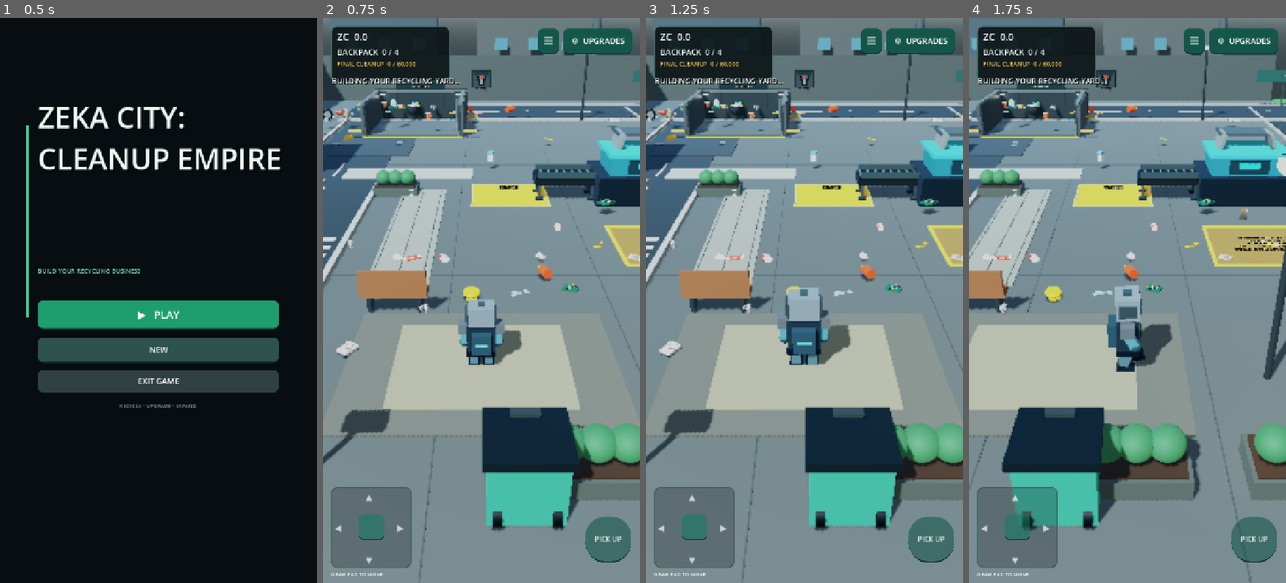
Above: before the commit, frames 1-4 (left to right).
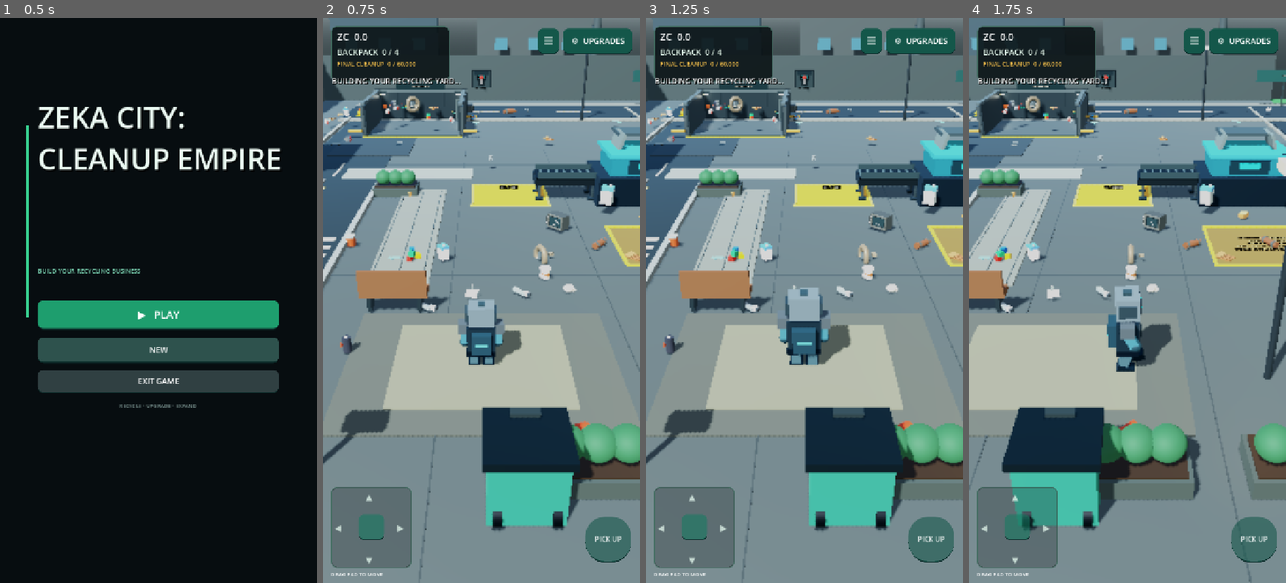
Above: after the commit, the same moments.

Repository: zekainstabot/trash-empire
Game: Godot game, scene res://Scenes/Main.tscn
Same seed, same stepped clock (60 frames per second), same inputs: the game is played once before the commit and once after it.
Inputs (mouse positions are in pixels of both pictures, inside the frame that each line leads up to):
- Up to frame 1 (0.5 s): no input
- Up to frame 2 (0.75 s): click "▶ PLAY" at 0.5 s
- Up to frame 3 (1.25 s): no input
- Up to frame 4 (1.75 s): move the mouse to (1197, 272) at 1.27 s; hold D (move_right) from 1.28 s (still down); click (1197, 272) at 1.42 s

Frame 1 is identical in both runs. In frame 2, 2.4% of the frame differs, in the area x 0-100%, y 13-73%; in frame 3, 2.3%; in frame 4, 2.1%.

Commit message:
Improve recognizable trash models and add discarded CRT television

Diff:
--- a/Scripts/trash.gd
+++ b/Scripts/trash.gd
@@ -26,7 +26,7 @@
 			set_process(false)
 		return
 
-	match rng.randi_range(0, 30):
+	match rng.randi_range(0, 31):
 		0:
 			_make_plastic_bottle(rng)
 		1:
@@ -89,6 +89,8 @@
 			_make_cable_bundle(rng)
 		30:
 			_make_safety_helmet(rng)
+		31:
+			_make_old_television(rng)
 	rotation.y = rng.randf_range(0.0, TAU)
 	if has_meta("rare_type"):
 		_add_rare_visual(String(get_meta("rare_type")))
@@ -202,6 +204,14 @@
 	var cap := _cylinder_piece(0.075, 0.075, 0.09, Vector3(0.38, 0.02, 0), Color(0.92, 0.70, 0.12))
 	cap.rotation_degrees.z = 90
 	add_child(cap)
+	# Raised molded grip rings and a recessed base make the bottle silhouette less toy-like.
+	for x in [-0.15, -0.08, 0.08, 0.15]:
+		var ridge := _cylinder_piece(0.132, 0.145, 0.018, Vector3(x, 0.02, 0), Color(0.17, 0.54, 0.42, 0.88))
+		ridge.rotation_degrees.z = 90
+		add_child(ridge)
+	var base_ring := _cylinder_piece(0.15, 0.15, 0.025, Vector3(-0.22, 0.02, 0), Color(0.12, 0.43, 0.34))
+	base_ring.rotation_degrees.z = 90
+	add_child(base_ring)
 	var label := _flat_box(Vector3(0.13, 0.09, 0.018), Vector3(-0.02, 0.02, -0.135), Color(0.90, 0.94, 0.82))
 	add_child(label)
 	rotation.z = rng.randf_range(-0.12, 0.12)
@@ -296,8 +306,15 @@
 func _make_old_shoe(rng: RandomNumberGenerator) -> void:
 	add_child(_flat_box(Vector3(0.48, 0.16, 0.25), Vector3(0.03, 0.10, 0), Color(0.25, 0.22, 0.18)))
 	add_child(_flat_box(Vector3(0.24, 0.20, 0.23), Vector3(-0.10, 0.23, 0), Color(0.38, 0.32, 0.25)))
-	for i in range(3):
-		add_child(_flat_box(Vector3(0.12, 0.025, 0.025), Vector3(-0.10 + i * 0.06, 0.27, -0.12), Color(0.80, 0.75, 0.66)))
+	# Distinct toe cap, layered rubber sole, heel and worn lace eyelets.
+	add_child(_flat_box(Vector3(0.54, 0.055, 0.27), Vector3(0.03, 0.025, 0), Color(0.12, 0.12, 0.11)))
+	add_child(_flat_box(Vector3(0.18, 0.07, 0.24), Vector3(-0.19, 0.16, 0), Color(0.30, 0.27, 0.23)))
+	for i in range(4):
+		var lace := _flat_box(Vector3(0.13, 0.018, 0.025), Vector3(-0.12 + i * 0.045, 0.285, -0.13), Color(0.82, 0.78, 0.68))
+		lace.rotation.z = -0.12
+		add_child(lace)
+	for side in [-1.0, 1.0]:
+		add_child(_cylinder_piece(0.018, 0.018, 0.025, Vector3(-0.13, 0.27, side * 0.13), Color(0.68, 0.64, 0.56)))
 	rotation.z = rng.randf_range(-0.15, 0.15)
 
 func _make_gear(rng: RandomNumberGenerator) -> void:
@@ -445,6 +462,17 @@
 	var hub := _cylinder_piece(0.22, 0.22, 0.10, Vector3(0, 0.43, 0), Color(0.38, 0.42, 0.42))
 	hub.rotation_degrees.x = 90.0
 	add_child(hub)
+	# Individual chunky tread lugs around both shoulders of the discarded tyre.
+	for i in range(20):
+		var a := TAU * float(i) / 20.0
+		for side in [-1.0, 1.0]:
+			var lug := _flat_box(Vector3(0.105, 0.085, 0.055), Vector3(cos(a) * 0.425, 0.43 + sin(a) * 0.425, side * 0.105), Color(0.035, 0.043, 0.045))
+			lug.rotation.y = -a
+			add_child(lug)
+	for i in range(8):
+		var bolt := _cylinder_piece(0.018, 0.018, 0.018, Vector3(cos(TAU * i / 8.0) * 0.14, 0.43 + sin(TAU * i / 8.0) * 0.14, -0.065), Color(0.66, 0.67, 0.62))
+		bolt.rotation_degrees.x = 90
+		add_child(bolt)
 	rotation.y = rng.randf_range(0.0, TAU)
 
 func _make_paint_bucket(rng: RandomNumberGenerator) -> void:
@@ -488,6 +516,37 @@
 		cable.material_override = _material([Color(0.12, 0.14, 0.16), Color(0.72, 0.24, 0.13), Color(0.12, 0.38, 0.62)][i])
 		add_child(cable)
 
+
+func _make_old_television(rng: RandomNumberGenerator) -> void:
+	# Abandoned CRT television: deep rear cabinet, curved-looking glass face,
+	# thick bezel, side controls, ventilation slots and a snapped aerial.
+	var cabinet := _flat_box(Vector3(0.78, 0.58, 0.48), Vector3(0, 0.32, 0.02), Color(0.23, 0.25, 0.24))
+	cabinet.rotation.y = rng.randf_range(-0.12, 0.12)
+	add_child(cabinet)
+	var screen := _flat_box(Vector3(0.59, 0.40, 0.035), Vector3(-0.035, 0.35, -0.235), Color(0.055, 0.075, 0.08))
+	add_child(screen)
+	var glass := _flat_box(Vector3(0.54, 0.35, 0.012), Vector3(-0.035, 0.35, -0.258), Color(0.12, 0.19, 0.20, 0.88))
+	add_child(glass)
+	for x in [-0.36, 0.29]:
+		add_child(_flat_box(Vector3(0.055, 0.48, 0.055), Vector3(x, 0.35, -0.255), Color(0.37, 0.38, 0.35)))
+	for y in [0.11, 0.59]:
+		add_child(_flat_box(Vector3(0.70, 0.055, 0.055), Vector3(-0.035, y, -0.255), Color(0.37, 0.38, 0.35)))
+	# Broken glass cracks on the screen.
+	for i in range(4):
+		var crack := _flat_box(Vector3(rng.randf_range(0.12, 0.25), 0.008, 0.006), Vector3(rng.randf_range(-0.20, 0.14), rng.randf_range(0.22, 0.48), -0.268), Color(0.63, 0.72, 0.70))
+		crack.rotation.z = rng.randf_range(-0.9, 0.9)
+		add_child(crack)
+	var control_panel := _flat_box(Vector3(0.12, 0.34, 0.045), Vector3(0.34, 0.34, -0.25), Color(0.18, 0.19, 0.18))
+	add_child(control_panel)
+	for y in [0.25, 0.39, 0.49]:
+		var knob := _cylinder_piece(0.035, 0.035, 0.025, Vector3(0.34, y, -0.282), Color(0.72, 0.70, 0.62))
+		knob.rotation_degrees.x = 90
+		add_child(knob)
+	for i in range(5):
+		add_child(_flat_box(Vector3(0.018, 0.24, 0.018), Vector3(-0.20 + i * 0.09, 0.32, 0.27), Color(0.10, 0.11, 0.10)))
+	add_child(_flat_box(Vector3(0.22, 0.045, 0.18), Vector3(0, 0.025, 0.02), Color(0.16, 0.17, 0.16)))
+	rotation.y = rng.randf_range(0.0, TAU)
+
 func _make_safety_helmet(rng: RandomNumberGenerator) -> void:
 	var shell := MeshInstance3D.new()
 	var sphere := SphereMesh.new()
